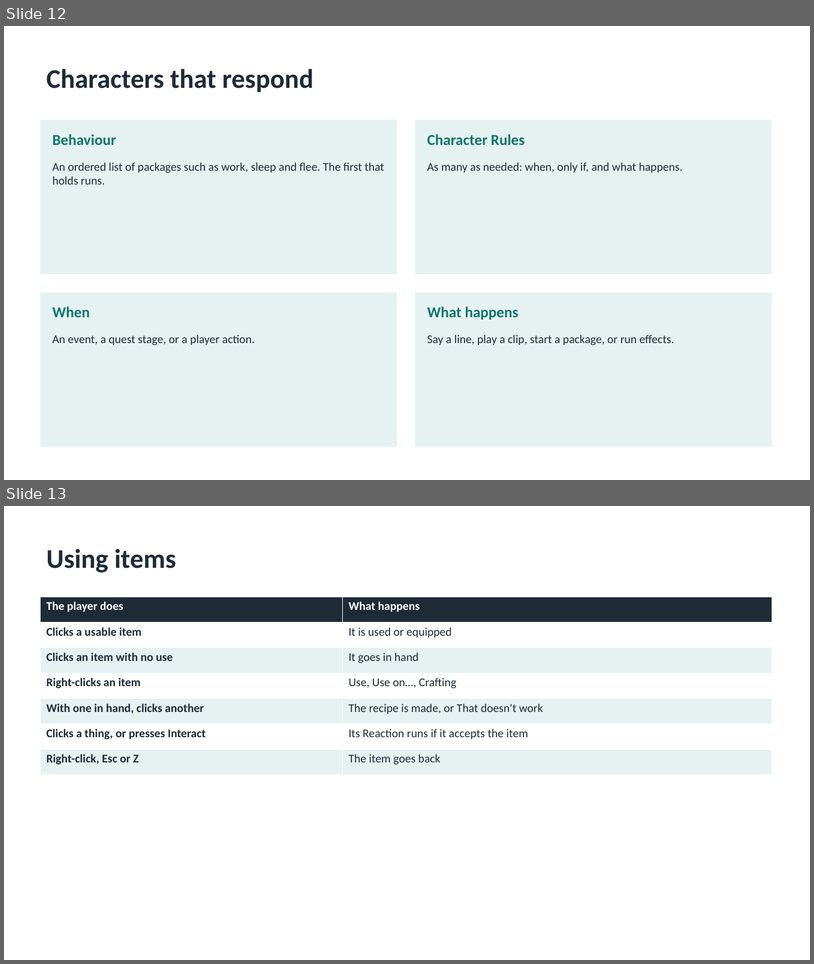
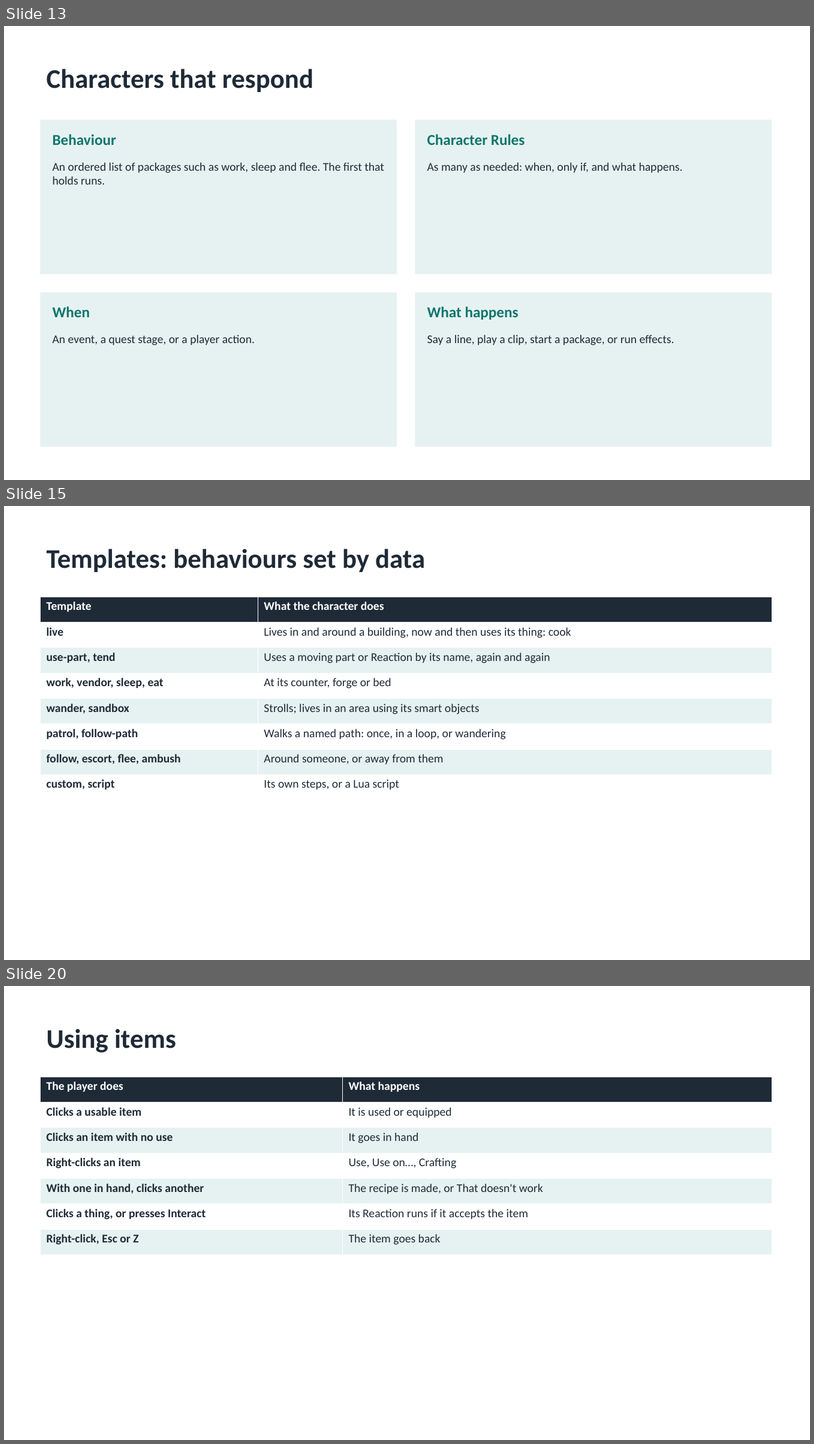
Before and after one commit to cuneyttyler/ai-gameengine-standalone, a slide deck: docs/manuals/AIGE-User-Guide.pptx. Shown one above the other, each under a label of ours: slides 12 and 13 before the commit, slides 13, 15 and 20 after it; the slides between them are not shown. The pictures are 814x964 and 814x1444 pixels, drawn with LibreOffice and Linux fonts; fonts in the diff are those of the drawing. Boxes give left, top, right and bottom in pixels: in the first picture for what was removed or moved away, otherwise in the second. Text is boxed around its words. In the diff, an @@ line names an element or a change of style, - is before the commit and + after.

```diff
--- a/docs/manuals/AIGE-User-Guide.pptx
+++ b/docs/manuals/AIGE-User-Guide.pptx
@@ slide 15 added at bbox=[4, 506, 810, 960], background #FFFFFF @@
@@ title added at bbox=[47, 549, 425, 572], 32 pt, text #1F2A37, bold @@
+Templates: behaviours set by data
@@ table added at bbox=[40, 597, 772, 800], 8 rows, 2 columns @@
+Template | What the character does
+live | Lives in and around a building, now and then uses its thing: cook
+use-part, tend | Uses a moving part or Reaction by its name, again and again
+work, vendor, sleep, eat | At its counter, forge or bed
+wander, sandbox | Strolls; lives in an area using its smart objects
+patrol, follow-path | Walks a named path: once, in a loop, or wandering
+follow, escort, flee, ambush | Around someone, or away from them
+custom, script | Its own steps, or a Lua script
@@ what was slide 12 is now slide 13 @@
@@ what was slide 13 is now slide 20 @@
```
Also in this commit, not shown: 12 other slides added, 58 other files.
